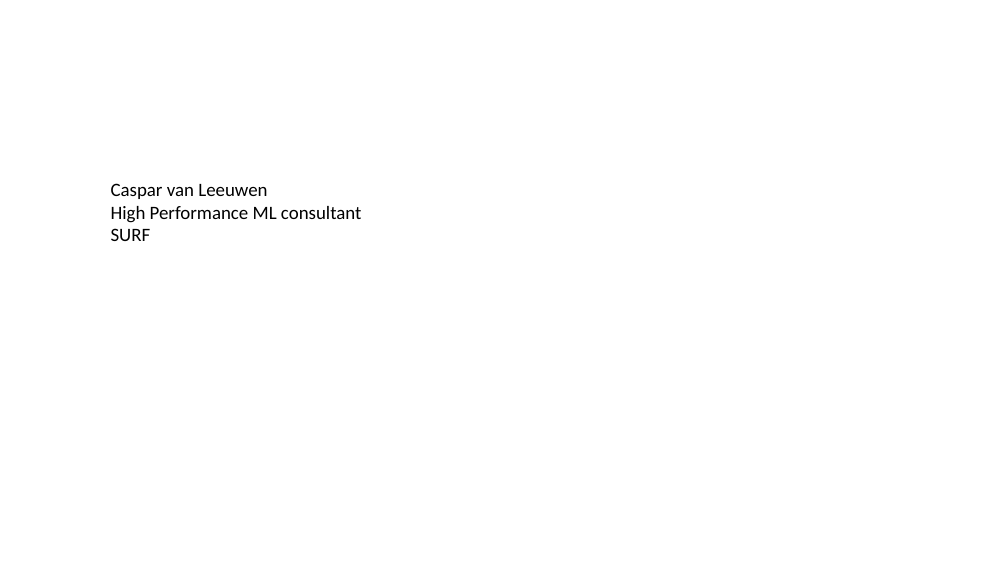
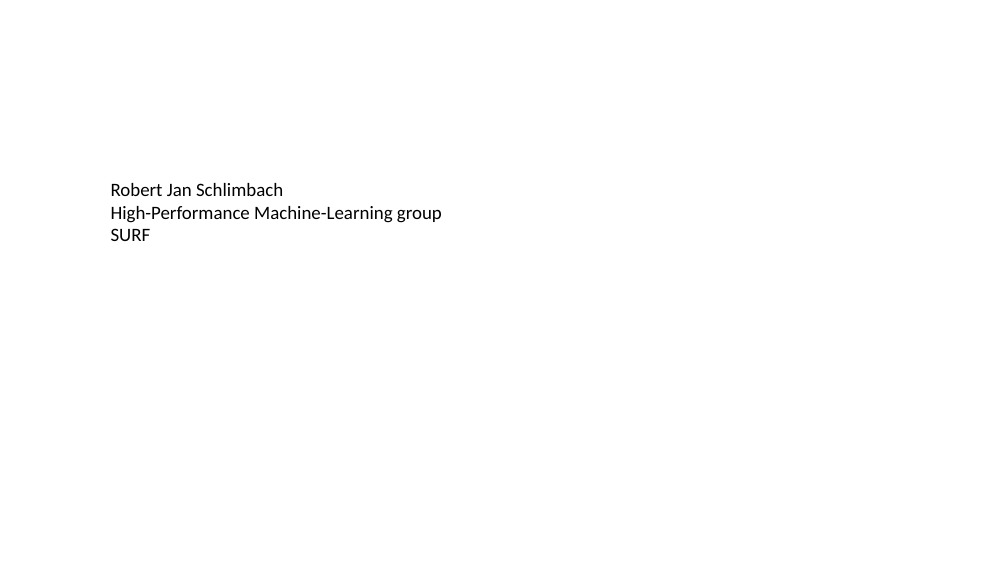
Before and after one commit to sara-nl/HPML-course-materials, a slide deck: slide 1 of Day2/slides/HPC_FS_and_Packed_data_formats.pptx. Drawn at 1008x567 pixels with LibreOffice and Linux fonts; fonts in the diff are those of the drawing; background and template pictures are left out. Boxes give left, top, right and bottom in pixels: in the first picture for what was removed or moved away, otherwise in the second. Text is boxed around its words. In the diff, an @@ line names an element or a change of style, - is before the commit and + after.

```diff
--- a/Day2/slides/HPC_FS_and_Packed_data_formats.pptx
+++ b/Day2/slides/HPC_FS_and_Packed_data_formats.pptx
@@ text at (111,183,442,223): text changed @@
-Caspar van Leeuwen
-High Performance ML consultant
+Robert Jan Schlimbach
+High-Performance Machine-Learning group
```
Also in this commit, not shown: 2 other slides changed, 1 slide removed.
